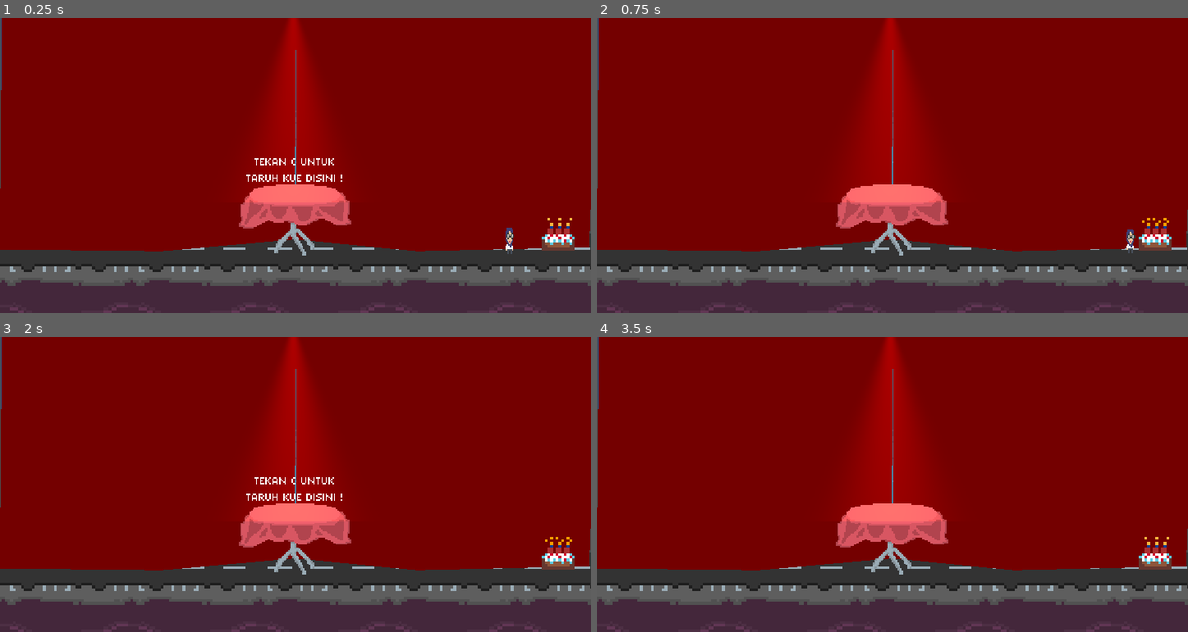
Above: before the commit, frames 1-4 (two rows, left to right).
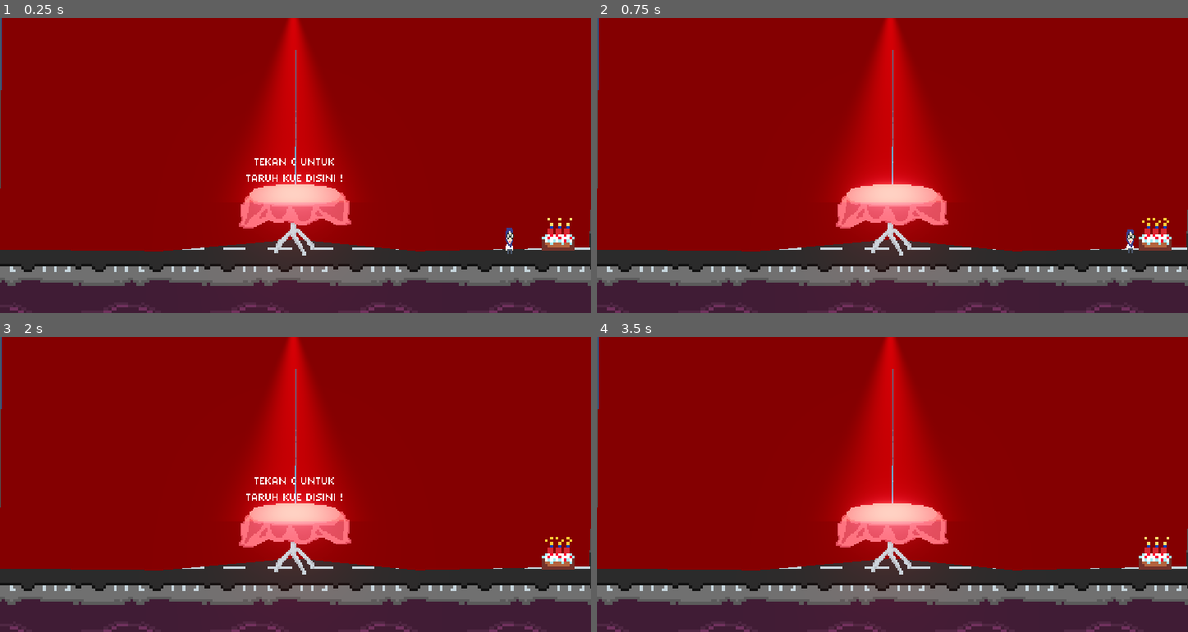
Above: after the commit, the same moments.

Repository: beyondchan28/BlazinglyActiveDears-InceptionAdventure
Game: Godot game, scene res://level_five.tscn
Two runs of this game, one before a commit and one after it. Both use one fixed random seed, a clock stepped at 60 frames per second and the inputs below. This scene is started directly instead of the project's main scene.
Inputs:
- Up to frame 1 (0.25 s): no input
- Up to frame 2 (0.75 s): hold D (right) from 0.53 s (still down); tap C (grab) at 0.6 s
- Up to frame 3 (2 s): keep holding D (right); tap Space (jump) at 0.77, 1.52 s; tap C (grab) at 1.35 s
- Up to frame 4 (3.5 s): release D (right) at 2.03 s; hold A (left) 2.03-2.78 s; tap C (grab) at 2.1, 2.85 s; tap Enter at 2.75 s; hold D (right) from 2.78 s (still down); tap Space (jump) at 3.02 s

The runs differ from the first frame. In frame 1, 11% of the frame differs, in the area x 0-100%, y 0-90%; in frame 2, 12%; in frame 3, 11%; in frame 4, 12%.

Commit message:
adding firework

Diff:
--- /dev/null
+++ b/Firework1.tscn
@@ -0,0 +1,39 @@
+[gd_scene load_steps=6 format=2]
+
+[sub_resource type="Gradient" id=45]
+offsets = PoolRealArray( 0, 0.532895 )
+colors = PoolColorArray( 1, 1, 1, 0, 1, 1, 1, 1 )
+
+[sub_resource type="GradientTexture" id=46]
+gradient = SubResource( 45 )
+width = 220
+
+[sub_resource type="Curve" id=47]
+_data = [ Vector2( 0, 1 ), 0.0, 0.0, 0, 0, Vector2( 1, 0 ), 0.0, 0.0, 0, 0 ]
+
+[sub_resource type="CurveTexture" id=48]
+curve = SubResource( 47 )
+
+[sub_resource type="ParticlesMaterial" id=49]
+lifetime_randomness = 0.5
+flag_disable_z = true
+spread = 180.0
+gravity = Vector3( 0, 0, 0 )
+initial_velocity = 500.0
+initial_velocity_random = 0.5
+orbit_velocity = 0.0
+orbit_velocity_random = 0.0
+scale = 20.0
+scale_curve = SubResource( 48 )
+color_ramp = SubResource( 46 )
+
+[node name="Particles2D" type="Particles2D"]
+self_modulate = Color( 2.65, 0, 0, 1 )
+scale = Vector2( 0.2, 0.2 )
+emitting = false
+amount = 50
+one_shot = true
+explosiveness = 1.0
+randomness = 1.0
+draw_order = 1
+process_material = SubResource( 49 )
--- /dev/null
+++ b/Firework2.tscn
@@ -0,0 +1,38 @@
+[gd_scene load_steps=6 format=2]
+
+[sub_resource type="Gradient" id=45]
+offsets = PoolRealArray( 0, 0.532895 )
+colors = PoolColorArray( 1, 1, 1, 0, 1, 1, 1, 1 )
+
+[sub_resource type="GradientTexture" id=46]
+gradient = SubResource( 45 )
+width = 220
+
+[sub_resource type="Curve" id=47]
+_data = [ Vector2( 0, 1 ), 0.0, 0.0, 0, 0, Vector2( 1, 0 ), 0.0, 0.0, 0, 0 ]
+
+[sub_resource type="CurveTexture" id=48]
+curve = SubResource( 47 )
+
+[sub_resource type="ParticlesMaterial" id=49]
+lifetime_randomness = 0.5
+flag_disable_z = true
+spread = 180.0
+gravity = Vector3( 0, 0, 0 )
+initial_velocity = 500.0
+initial_velocity_random = 0.5
+orbit_velocity = 0.0
+orbit_velocity_random = 0.0
+scale = 20.0
+scale_curve = SubResource( 48 )
+color_ramp = SubResource( 46 )
+
+[node name="Particles2D2" type="Particles2D"]
+self_modulate = Color( 0.0828125, 0, 2.65, 1 )
+scale = Vector2( 0.2, 0.2 )
+emitting = false
+amount = 50
+explosiveness = 1.0
+randomness = 1.0
+draw_order = 1
+process_material = SubResource( 49 )
--- /dev/null
+++ b/Firework3.tscn
@@ -0,0 +1,38 @@
+[gd_scene load_steps=6 format=2]
+
+[sub_resource type="Gradient" id=45]
+offsets = PoolRealArray( 0, 0.532895 )
+colors = PoolColorArray( 1, 1, 1, 0, 1, 1, 1, 1 )
+
+[sub_resource type="GradientTexture" id=46]
+gradient = SubResource( 45 )
+width = 220
+
+[sub_resource type="Curve" id=47]
+_data = [ Vector2( 0, 1 ), 0.0, 0.0, 0, 0, Vector2( 1, 0 ), 0.0, 0.0, 0, 0 ]
+
+[sub_resource type="CurveTexture" id=48]
+curve = SubResource( 47 )
+
+[sub_resource type="ParticlesMaterial" id=49]
+lifetime_randomness = 0.5
+flag_disable_z = true
+spread = 180.0
+gravity = Vector3( 0, 0, 0 )
+initial_velocity = 500.0
+initial_velocity_random = 0.5
+orbit_velocity = 0.0
+orbit_velocity_random = 0.0
+scale = 20.0
+scale_curve = SubResource( 48 )
+color_ramp = SubResource( 46 )
+
+[node name="Particles2D3" type="Particles2D"]
+self_modulate = Color( 0.144922, 2.65, 0, 1 )
+scale = Vector2( 0.2, 0.2 )
+emitting = false
+amount = 50
+explosiveness = 1.0
+randomness = 1.0
+draw_order = 1
+process_material = SubResource( 49 )
--- /dev/null
+++ b/Firework4.tscn
@@ -0,0 +1,38 @@
+[gd_scene load_steps=6 format=2]
+
+[sub_resource type="Gradient" id=45]
+offsets = PoolRealArray( 0, 0.532895 )
+colors = PoolColorArray( 1, 1, 1, 0, 1, 1, 1, 1 )
+
+[sub_resource type="GradientTexture" id=46]
+gradient = SubResource( 45 )
+width = 220
+
+[sub_resource type="Curve" id=47]
+_data = [ Vector2( 0, 1 ), 0.0, 0.0, 0, 0, Vector2( 1, 0 ), 0.0, 0.0, 0, 0 ]
+
+[sub_resource type="CurveTexture" id=48]
+curve = SubResource( 47 )
+
+[sub_resource type="ParticlesMaterial" id=49]
+lifetime_randomness = 0.5
+flag_disable_z = true
+spread = 180.0
+gravity = Vector3( 0, 0, 0 )
+initial_velocity = 500.0
+initial_velocity_random = 0.5
+orbit_velocity = 0.0
+orbit_velocity_random = 0.0
+scale = 20.0
+scale_curve = SubResource( 48 )
+color_ramp = SubResource( 46 )
+
+[node name="Particles2D4" type="Particles2D"]
+self_modulate = Color( 2.65, 2.48438, 0, 1 )
+scale = Vector2( 0.2, 0.2 )
+emitting = false
+amount = 50
+explosiveness = 1.0
+randomness = 1.0
+draw_order = 1
+process_material = SubResource( 49 )
--- /dev/null
+++ b/Firework5.tscn
@@ -0,0 +1,38 @@
+[gd_scene load_steps=6 format=2]
+
+[sub_resource type="Gradient" id=45]
+offsets = PoolRealArray( 0, 0.532895 )
+colors = PoolColorArray( 1, 1, 1, 0, 1, 1, 1, 1 )
+
+[sub_resource type="GradientTexture" id=46]
+gradient = SubResource( 45 )
+width = 220
+
+[sub_resource type="Curve" id=47]
+_data = [ Vector2( 0, 1 ), 0.0, 0.0, 0, 0, Vector2( 1, 0 ), 0.0, 0.0, 0, 0 ]
+
+[sub_resource type="CurveTexture" id=48]
+curve = SubResource( 47 )
+
+[sub_resource type="ParticlesMaterial" id=49]
+lifetime_randomness = 0.5
+flag_disable_z = true
+spread = 180.0
+gravity = Vector3( 0, 0, 0 )
+initial_velocity = 500.0
+initial_velocity_random = 0.5
+orbit_velocity = 0.0
+orbit_velocity_random = 0.0
+scale = 20.0
+scale_curve = SubResource( 48 )
+color_ramp = SubResource( 46 )
+
+[node name="Particles2D5" type="Particles2D"]
+self_modulate = Color( 3, 0, 0.77, 1 )
+scale = Vector2( 0.2, 0.2 )
+emitting = false
+amount = 50
+explosiveness = 1.0
+randomness = 1.0
+draw_order = 1
+process_material = SubResource( 49 )
--- /dev/null
+++ b/Fireworks.gd
@@ -0,0 +1,20 @@
+extends Node2D
+
+signal start
+
+onready var spawn_pos_x
+
+var firework = preload("res://firework.tscn")
+
+
+
+# Called every frame. 'delta' is the elapsed time since the previous frame.
+func _process(delta):
+	spawn_pos_x = rand_range(15.0, 205.0)
+
+func shoot():
+#	print("lol")
+	var inst_firework = firework.instance()
+	self.add_child(inst_firework)
+	inst_firework.set_global_position(Vector2(spawn_pos_x, self.global_position.y))
+	inst_firework.emit = true
--- /dev/null
+++ b/firework.tscn
@@ -0,0 +1,11 @@
+[gd_scene load_steps=3 format=2]
+
+[ext_resource path="res://shoot_firework.gd" type="Script" id=1]
+
+[sub_resource type="CapsuleMesh" id=50]
+
+[node name="Firework" type="MeshInstance2D"]
+self_modulate = Color( 3.08, 2.62, 1.62, 1 )
+scale = Vector2( 0.3, 0.3 )
+mesh = SubResource( 50 )
+script = ExtResource( 1 )
--- a/level_five.tscn
+++ b/level_five.tscn
@@ -22,6 +22,7 @@
 [ext_resource path="res://background_1.png" type="Texture" id=20]
 [ext_resource path="res://background_2.png" type="Texture" id=21]
 [ext_resource path="res://background_0.png" type="Texture" id=22]
+[ext_resource path="res://Fireworks.gd" type="Script" id=23]
 
 [sub_resource type="RectangleShape2D" id=1]
 extents = Vector2( 110.418, 10.5119 )
@@ -95,17 +96,19 @@
 "update": 0,
 "values": [ PoolVector2Array( 0.961357, 0.354542, 0.25425, 85.2074, 59.3176, 85.8695, 107.854, 81.5059, 108.5, 5, 108.4 …(287 unchanged characters)…
 }
-tracks/1/type = "value"
-tracks/1/path = NodePath(".:texture:repeat")
+tracks/1/type = "method"
+tracks/1/path = NodePath("../Fireworks/Timer")
 tracks/1/interp = 1
 tracks/1/loop_wrap = true
 tracks/1/imported = false
 tracks/1/enabled = true
 tracks/1/keys = {
-"times": PoolRealArray( 0, 0.8 ),
-"transitions": PoolRealArray( 1, 1 ),
-"update": 1,
-"values": [ 1, 0 ]
+"times": PoolRealArray( 1 ),
+"transitions": PoolRealArray( 1 ),
+"values": [ {
+"args": [ -1 ],
+"method": "start"
+} ]
 }
 
 [sub_resource type="RectangleShape2D" id=36]
@@ -292,32 +295,18 @@
 "speed": 5.0
 } ]
 
-[sub_resource type="Gradient" id=45]
-offsets = PoolRealArray( 0, 0.532895 )
-colors = PoolColorArray( 1, 1, 1, 0, 1, 1, 1, 1 )
-
-[sub_resource type="GradientTexture" id=46]
-gradient = SubResource( 45 )
-width = 220
-
-[sub_resource type="Curve" id=47]
-_data = [ Vector2( 0, 1 ), 0.0, 0.0, 0, 0, Vector2( 1, 0 ), 0.0, 0.0, 0, 0 ]
-
-[sub_resource type="CurveTexture" id=48]
-curve = SubResource( 47 )
-
-[sub_resource type="ParticlesMaterial" id=49]
-lifetime_randomness = 0.5
-flag_disable_z = true
-spread = 180.0
-gravity = Vector3( 0, 0, 0 )
-initial_velocity = 500.0
-initial_velocity_random = 0.5
-orbit_velocity = 0.0
-orbit_velocity_random = 0.0
-scale = 20.0
-scale_curve = SubResource( 48 )
-color_ramp = SubResource( 46 )
+[sub_resource type="Environment" id=51]
+background_mode = 4
+tonemap_mode = 4
+glow_enabled = true
+glow_levels/1 = true
+glow_levels/2 = true
+glow_levels/4 = true
+glow_levels/6 = true
+glow_levels/7 = true
+glow_blend_mode = 1
+glow_bicubic_upscale = true
+glow_high_quality = true
 
 [node name="LevelFive" type="Node2D"]
 
@@ -348,8 +337,6 @@
 [node name="CollisionShape2D2" type="CollisionShape2D" parent="Ground"]
 position = Vector2( -122.763, -62.6431 )
 shape = SubResource( 35 )
-
-[node name="Camera" parent="." instance=ExtResource( 1 )]
 
 [node name="Light2D" type="Light2D" parent="."]
 position = Vector2( 107.551, 34.1166 )
@@ -359,6 +346,14 @@
 color = Color( 0.988235, 0.509804, 0, 1 )
 energy = 0.7
 shadow_color = Color( 0.878431, 0, 0, 0 )
+
+[node name="Fireworks" type="Node2D" parent="."]
+position = Vector2( 0, 78.175 )
+script = ExtResource( 23 )
+
+[node name="Timer" type="Timer" parent="Fireworks"]
+process_mode = 0
+autostart = true
 
 [node name="Curtain" type="Polygon2D" parent="."]
 color = Color( 1, 0, 0, 1 )
@@ -460,7 +455,6 @@
 position = Vector2( 65.8505, 52.6925 )
 scale = Vector2( 2, 2 )
 frames = SubResource( 8 )
-frame = 1
 speed_scale = 0.3
 playing = true
 flip_h = true
@@ -469,7 +463,7 @@
 position = Vector2( 151.067, 52.0583 )
 scale = Vector2( 2, 2 )
 frames = SubResource( 8 )
-frame = 3
+frame = 2
 speed_scale = 0.3
 playing = true
 
@@ -480,27 +474,27 @@
 [node name="Cat" type="AnimatedSprite" parent="All Object/Cat"]
 position = Vector2( 180.058, 77.6552 )
 frames = SubResource( 12 )
-frame = 1
 speed_scale = 0.5
 playing = true
 
 [node name="Cat2" type="AnimatedSprite" parent="All Object/Cat"]
 position = Vector2( 156.899, 75.47 )
 frames = SubResource( 19 )
+frame = 3
 speed_scale = 0.5
 playing = true
 
 [node name="Cat6" type="AnimatedSprite" parent="All Object/Cat"]
 position = Vector2( 208.896, 75.155 )
 frames = SubResource( 28 )
-frame = 3
+frame = 2
 speed_scale = 0.5
 playing = true
 
 [node name="Cat3" type="AnimatedSprite" parent="All Object/Cat"]
 position = Vector2( 13.195, 78.3026 )
 frames = SubResource( 20 )
-frame = 2
+frame = 1
 speed_scale = 0.5
 playing = true
 flip_h = true
@@ -508,6 +502,7 @@
 [node name="Cat4" type="AnimatedSprite" parent="All Object/Cat"]
 position = Vector2( 42.0627, 76.6685 )
 frames = SubResource( 24 )
+frame = 3
 speed_scale = 0.5
 playing = true
 flip_h = true
@@ -515,7 +510,7 @@
 [node name="Cat5" type="AnimatedSprite" parent="All Object/Cat"]
 position = Vector2( -14.5063, 75.155 )
 frames = SubResource( 28 )
-frame = 3
+frame = 2
 speed_scale = 0.5
 playing = true
 flip_h = true
@@ -526,69 +521,10 @@
 [node name="Player" parent="." instance=ExtResource( 15 )]
 position = Vector2( 185.76, 79.3191 )
 
-[node name="Firework" type="Node2D" parent="."]
-position = Vector2( 107.977, 35.1739 )
-scale = Vector2( 0.1, 0.1 )
-
-[node name="Particles2D" type="Particles2D" parent="Firework"]
-self_modulate = Color( 2.65, 0, 0, 1 )
-position = Vector2( 690.779, -66.742 )
-scale = Vector2( 1, 1 )
-emitting = false
-amount = 50
-explosiveness = 1.0
-randomness = 1.0
-draw_order = 1
-process_material = SubResource( 49 )
-
-[node name="Particles2D2" type="Particles2D" parent="Firework"]
-self_modulate = Color( 0.0828125, 0, 2.65, 1 )
-position = Vector2( -723.434, -20.7802 )
-scale = Vector2( 1, 1 )
-emitting = false
-amount = 50
-explosiveness = 1.0
-randomness = 1.0
-draw_order = 1
-process_material = SubResource( 49 )
-
-[node name="Particles2D3" type="Particles2D" parent="Firework"]
-self_modulate = Color( 0.144922, 2.65, 0, 1 )
-position = Vector2( 319.548, -56.1355 )
-scale = Vector2( 1, 1 )
-emitting = false
-amount = 50
-explosiveness = 1.0
-randomness = 1.0
-draw_order = 1
-process_material = SubResource( 49 )
-
-[node name="Particles2D4" type="Particles2D" parent="Firework"]
-self_modulate = Color( 2.65, 2.48438, 0, 1 )
-position = Vector2( -224.924, -87.9552 )
-scale = Vector2( 1, 1 )
-emitting = false
-amount = 50
-explosiveness = 1.0
-randomness = 1.0
-draw_order = 1
-process_material = SubResource( 49 )
-
-[node name="Particles2D5" type="Particles2D" parent="Firework"]
-self_modulate = Color( 3, 0, 0.77, 1 )
-position = Vector2( 43.7767, -91.4908 )
-scale = Vector2( 1, 1 )
-emitting = false
-amount = 50
-explosiveness = 1.0
-randomness = 1.0
-draw_order = 1
-process_material = SubResource( 49 )
-
-[node name="Control" type="Control" parent="."]
-margin_left = 45.0
-margin_top = 1.0
-margin_right = 170.0
-margin_bottom = 79.0
-
+[node name="WorldEnvironment" type="WorldEnvironment" parent="."]
+environment = SubResource( 51 )
+
+[node name="Camera" parent="." instance=ExtResource( 1 )]
+
+[connection signal="timeout" from="Fireworks/Timer" to="Fireworks" method="shoot"]
 [connection signal="body_entered" from="PresentTrigger" to="PresentTrigger" method="_on_PresentTrigger_body_entered"]
--- a/level_two.tscn
+++ b/level_two.tscn
@@ -161,6 +161,7 @@
 position = Vector2( 73.223, 33.2703 )
 collision_mask = 11
 motion/sync_to_physics = false
+hiddenGroundAnim = NodePath("../HiddenGround")
 
 [node name="UniqueGround" type="StaticBody2D" parent="."]
 position = Vector2( 133, 75 )
@@ -177,6 +178,7 @@
 scale = Vector2( 0.333913, 0.798854 )
 frames = SubResource( 15 )
 animation = "jump pad"
+frame = 3
 playing = true
 
 [node name="Collectible" parent="." instance=ExtResource( 8 )]
--- a/present_trigger.gd
+++ b/present_trigger.gd
@@ -2,16 +2,15 @@
 
 func _on_PresentTrigger_body_entered(body):
 	if body.name == "GrabObject" and body.picked == false:
-		print("ye")
 #		body.set_sleeping(true)
-		get_parent().get_node("AnimatedSprite").set_playing(true)
-		get_parent().get_parent().get_node("Curtain/AnimationPlayer").play("open")
+		get_parent().get_node("Table/AnimatedSprite").set_playing(true)
+		get_parent().get_node("Curtain/AnimationPlayer").play("open")
 
 		body.get_node("GrabArea").set_monitoring(false)
-		yield(get_parent().get_parent().get_node("Curtain/AnimationPlayer"), "animation_finished")
-		start_firework()
+		yield(get_parent().get_node("Curtain/AnimationPlayer"), "animation_finished")
+#		start_firework()
 		self.queue_free()
 
 func start_firework():
-	for firework in get_parent().get_parent().get_node("Firework").get_children():
+	for firework in get_parent().get_node("Firework").get_children():
 			firework.set_emitting(true)
--- a/project.godot
+++ b/project.godot
@@ -18,6 +18,7 @@
 
 window/size/width=360
 window/size/height=180
+window/size/fullscreen=true
 window/stretch/mode="2d"
 
 [gui]
--- /dev/null
+++ b/shoot_firework.gd
@@ -0,0 +1,45 @@
+extends MeshInstance2D
+
+
+# Declare member variables here. Examples:
+# var a = 2
+# var b = "text"
+var emit = false
+var curr_node_name : String
+
+var explosions = [
+	preload("res://Firework1.tscn"),
+	preload("res://Firework2.tscn"),
+	preload("res://Firework3.tscn"),
+	preload("res://Firework4.tscn"),
+	preload("res://Firework5.tscn"),
+]
+
+# Called when the node enters the scene tree for the first time.
+func _ready():
+	pass # Replace with function body.
+
+
+# Called every frame. 'delta' is the elapsed time since the previous frame.
+func _physics_process(delta):
+	var explode_point_y = rand_range(20.0, 40.0)
+	if self.get_child_count() == 0:
+		self.global_position.y -= 1
+
+	if emit and self.global_position.y <= explode_point_y:
+		var explode = random_explosion()
+		curr_node_name = explode.name
+		self.self_modulate = Color(0.0, 0.0, 0.0, 0.0)
+		self.add_child(explode)
+		emit = false
+	if self.has_node(curr_node_name):
+		if self.get_node(curr_node_name).is_emitting() == false:
+			self.queue_free()
+
+func random_explosion():
+	var rand_explosion = randi() % len(explosions)
+	var inst = explosions[rand_explosion].instance()
+	inst.set_one_shot(true)
+	inst.set_emitting(true)
+
+	return inst
Not shown: 1 places in level_five.tscn that only renumber resources
